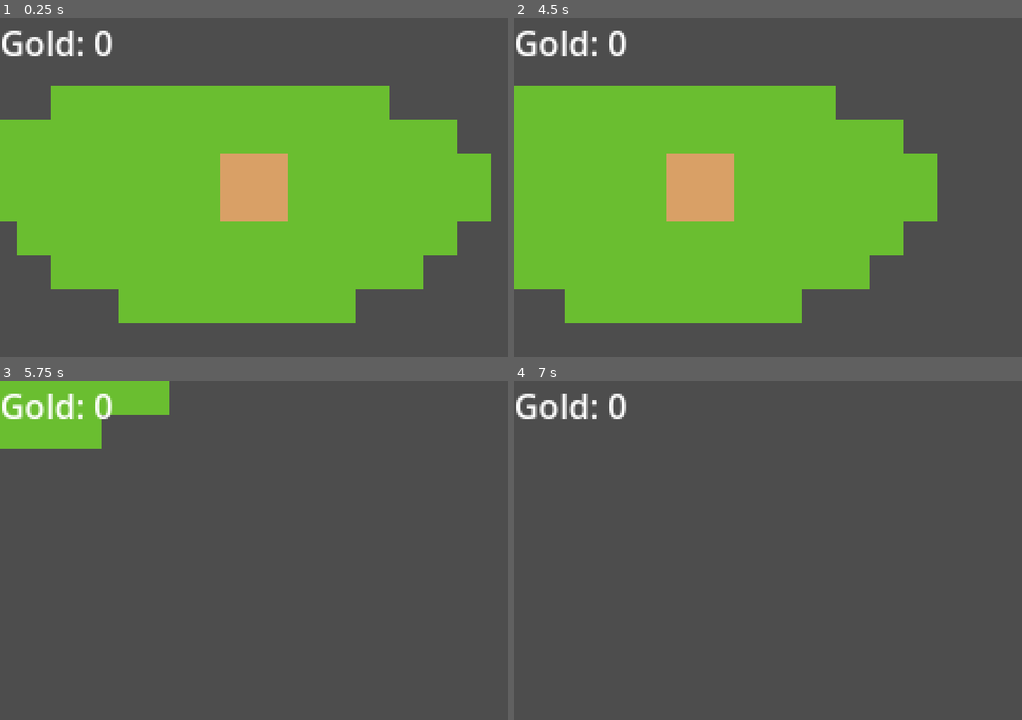
Above: before the commit, frames 1-4 (two rows, left to right).
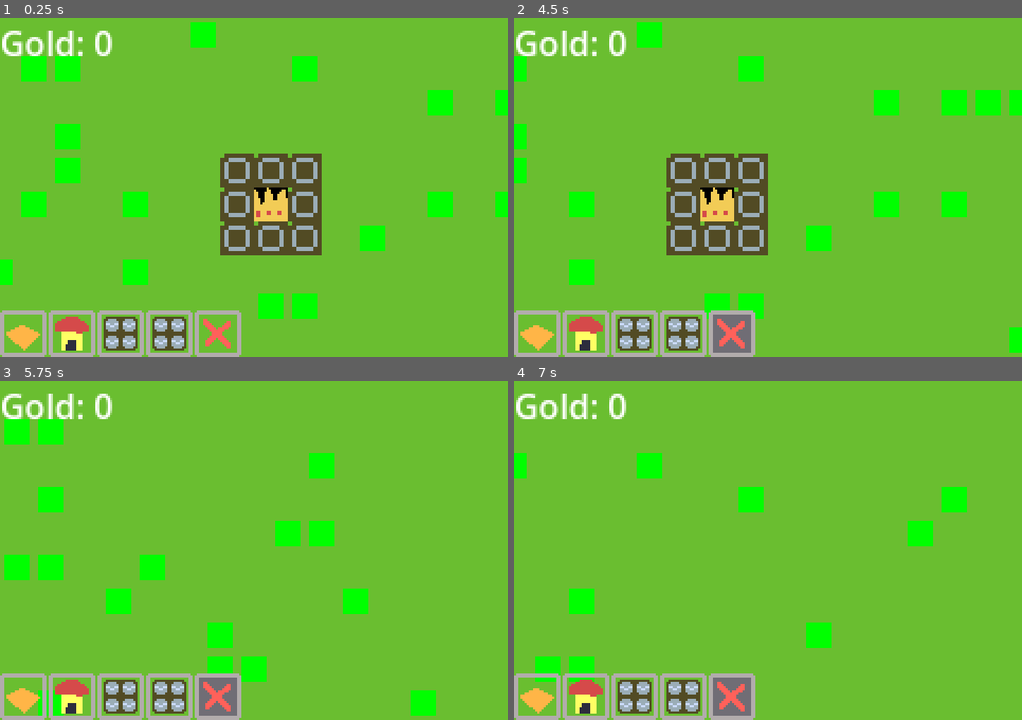
Above: after the commit, the same moments.

Repository: comfy-gamedev/ludum-dare-60
Game: Godot game, scene res://scenes/main/main.tscn
The game is run twice, just before and just after one commit, with the same random seed, the same clock (stepped at 60 frames per second) and the same inputs. The engine's default icon, where the game draws it, is replaced by a stand-in: a white triangle on a blue panel in a dark square.
Inputs (mouse positions are in pixels of both pictures, inside the frame that each line leads up to):
- Up to frame 1 (0.25 s): no input
- Up to frame 2 (4.5 s): click (539, 333) at 0.52 s; click (585, 333) at 1.27 s; click (635, 333) at 2.02 s; click (681, 333) at 2.77 s; click (732, 333) at 3.52 s; tap Enter at 4.25 s; move the mouse to (879, 170) at 4.27 s; hold D (pan_right) from 4.28 s (still down); click (879, 170) at 4.42 s
- Up to frame 3 (5.75 s): move the mouse to (152, 567) at 5.02 s; release D (pan_right) at 5.03 s; hold S (pan_down) from 5.03 s (still down)
- Up to frame 4 (7 s): move the mouse to (818, 475) at 5.77 s; release S (pan_down) at 5.78 s; hold D (pan_right) 5.78-6.53 s; move the mouse to (742, 618) at 6.52 s; hold W (pan_up) from 6.53 s (still down); click (742, 618) at 6.67 s

The runs differ from the first frame. In frame 1, 54% of the frame differs, in the area x 0-100%, y 0-100%; in frame 2, 59%; in frame 3, 95%; in frame 4, 100%.
Error before the commit: Parse Error: The function signature doesn't match the parent. Parent signature is "can_place_item(Vector2i, Item) -> bool". (res://entities/buildings/homebase/…

Commit message:
Fixed homebase

Diff:
--- a/entities/buildings/homebase/homebase.gd
+++ b/entities/buildings/homebase/homebase.gd
@@ -62,7 +62,7 @@
 	_update.call_deferred()
 
 
-func can_place_item(pos: Vector2i) -> bool:
+func can_place_item(pos: Vector2i, _item_type: Item) -> bool:
 	var part = _pos_to_part(pos)
 	if part == 8: return false
 	return true
